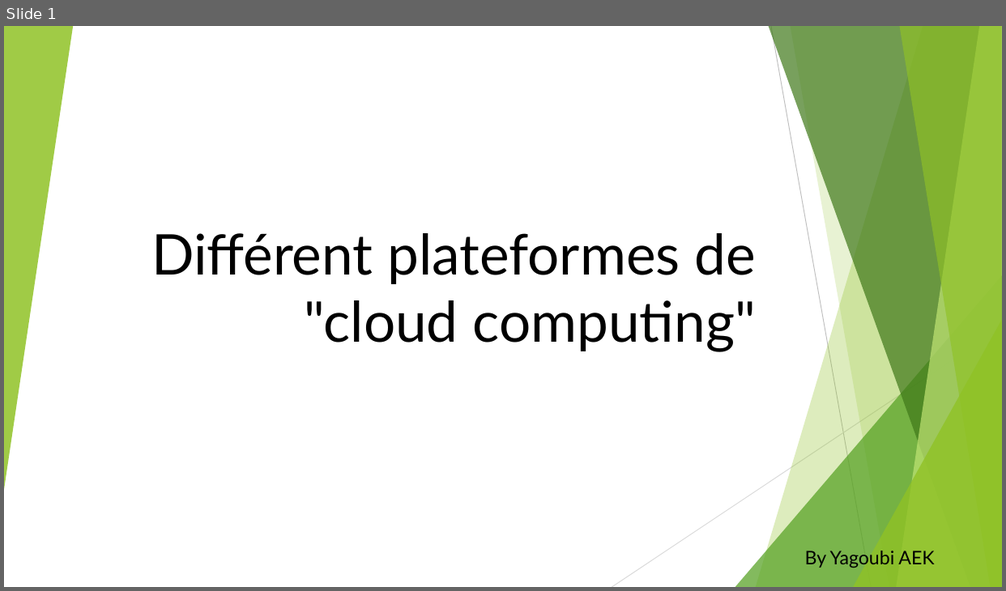
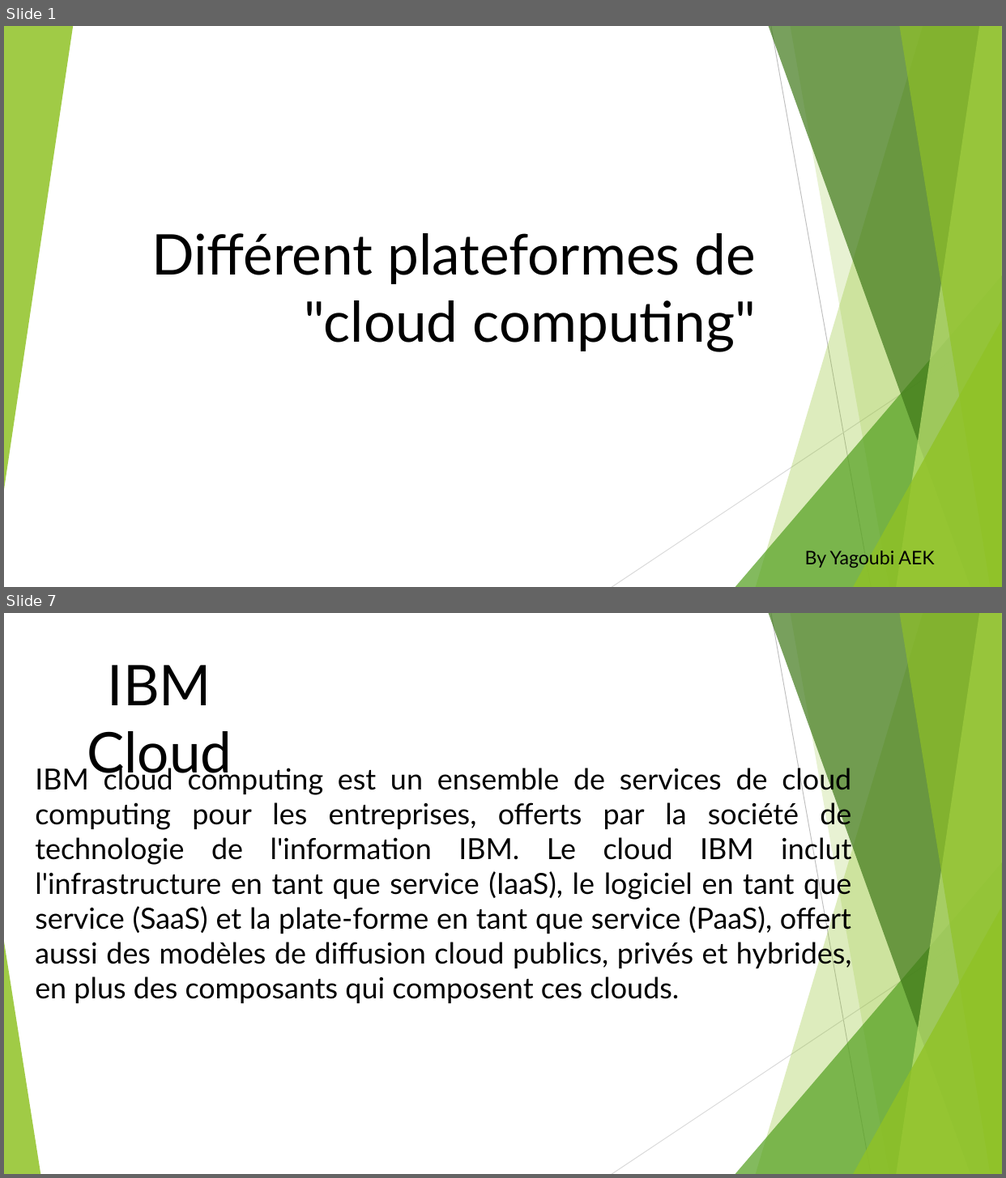
Before and after one commit to yagoubigithub/silde, a slide deck: différent plateformes de.pptx. Shown one above the other, each under a label of ours: slide 1 before the commit, slides 1 and 7 after it; the slides between them are not shown. The pictures are 1006x591 and 1006x1178 pixels, drawn with LibreOffice and Linux fonts; fonts in the diff are those of the drawing. Boxes give left, top, right and bottom in pixels: in the first picture for what was removed or moved away, otherwise in the second. Text is boxed around its words. In the diff, an @@ line names an element or a change of style, - is before the commit and + after.

```diff
--- a/différent plateformes de.pptx
+++ b/différent plateformes de.pptx
@@ slide 7 added at bbox=[4, 613, 1002, 1174], background #FFFFFF; not listed: 9 template elements that a slide beside it also shows @@
@@ text added at bbox=[87, 665, 232, 783], 54 pt, text #000000 @@
+IBM Cloud
@@ text added at bbox=[35, 764, 852, 1003], 28 pt, text #000000 @@
+IBM cloud computing est un ensemble de services de cloud computing pour les entreprises, offerts par la société de technologie de l'information IBM. Le cloud IBM inclut l'infrastructure en tant que service (IaaS), le logiciel en tant que service (SaaS) et la plate-forme en tant que service (PaaS), offert aussi des modèles de diffusion cloud publics, privés et hybrides, en plus des composants qui composent ces clouds.
@@ triangle added at bbox=[4, 942, 40, 1174], fill #90C226 at 85% opacity @@
```
Also in this commit, not shown: 1 slide changed, 7 other slides added, 1 slide removed.
